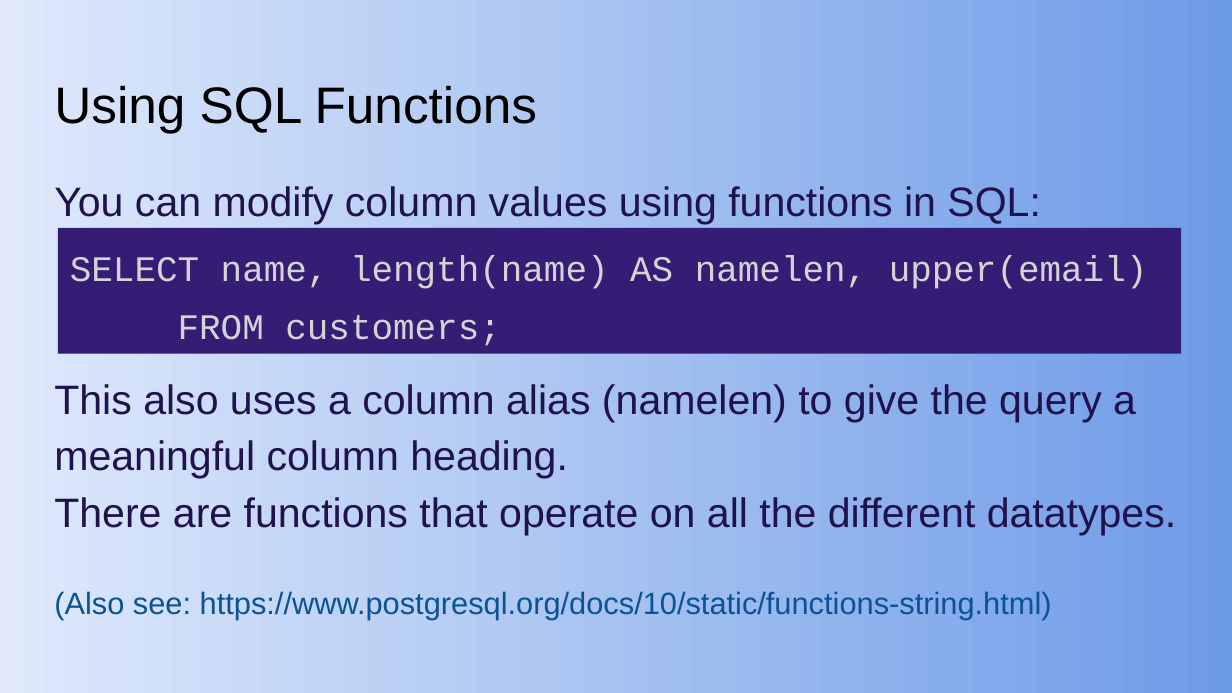
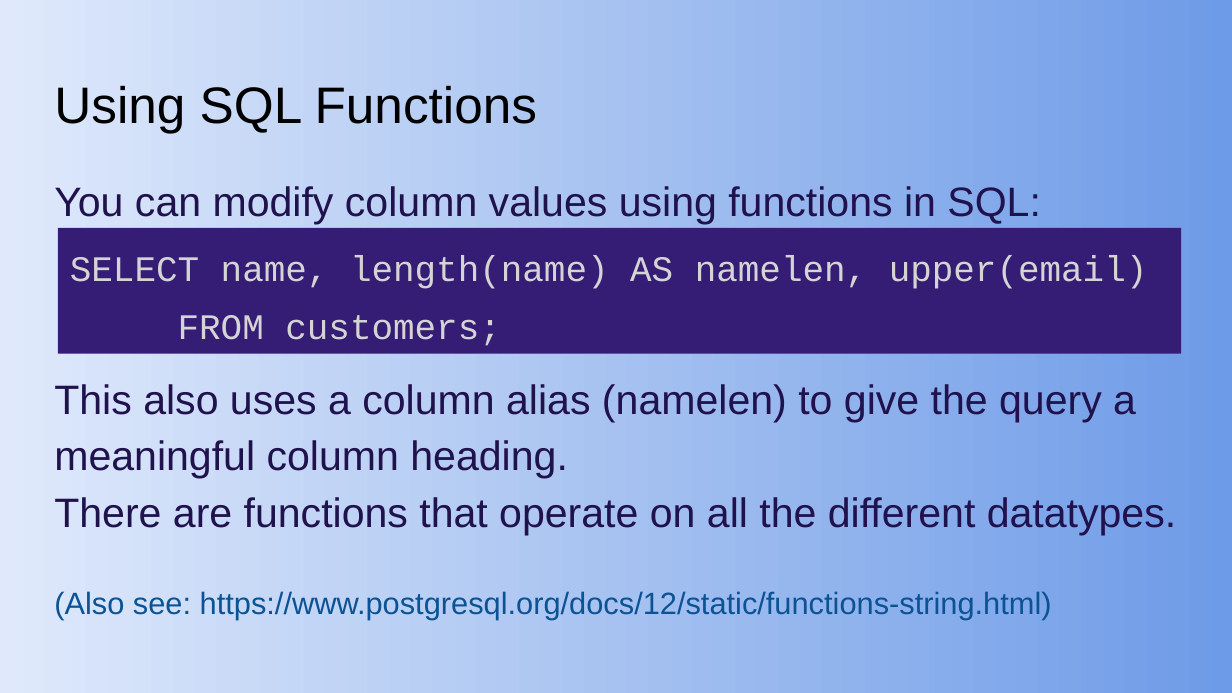
Before and after one commit to KeithBremer/CYF-DB-Module, a slide deck: slide 29 of db/week-1/CYF_DB_1.odp. Drawn at 1232x693 pixels with LibreOffice and Linux fonts; fonts in the diff are those of the drawing. Boxes give left, top, right and bottom in pixels: in the first picture for what was removed or moved away, otherwise in the second. Text is boxed around its words. In the diff, an @@ line names an element or a change of style, - is before the commit and + after.

```diff
--- a/db/week-1/CYF_DB_1.odp
+++ b/db/week-1/CYF_DB_1.odp
@@ text at [54, 590, 1052, 620]: text changed @@
-(Also see: https://www.postgresql.org/docs/10/static/functions-string.html)
+(Also see: https://www.postgresql.org/docs/12/static/functions-string.html)
```
Also in this commit, not shown: 7 other slides changed, 13 other files.
